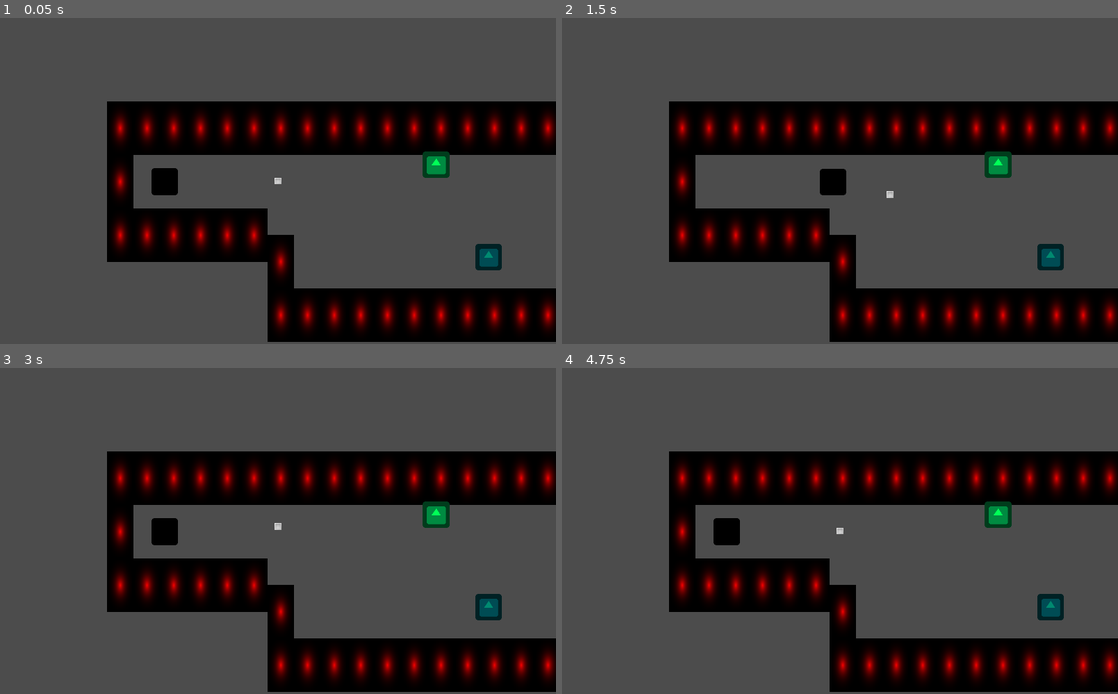
Above: before the commit, frames 1-4 (two rows, left to right).
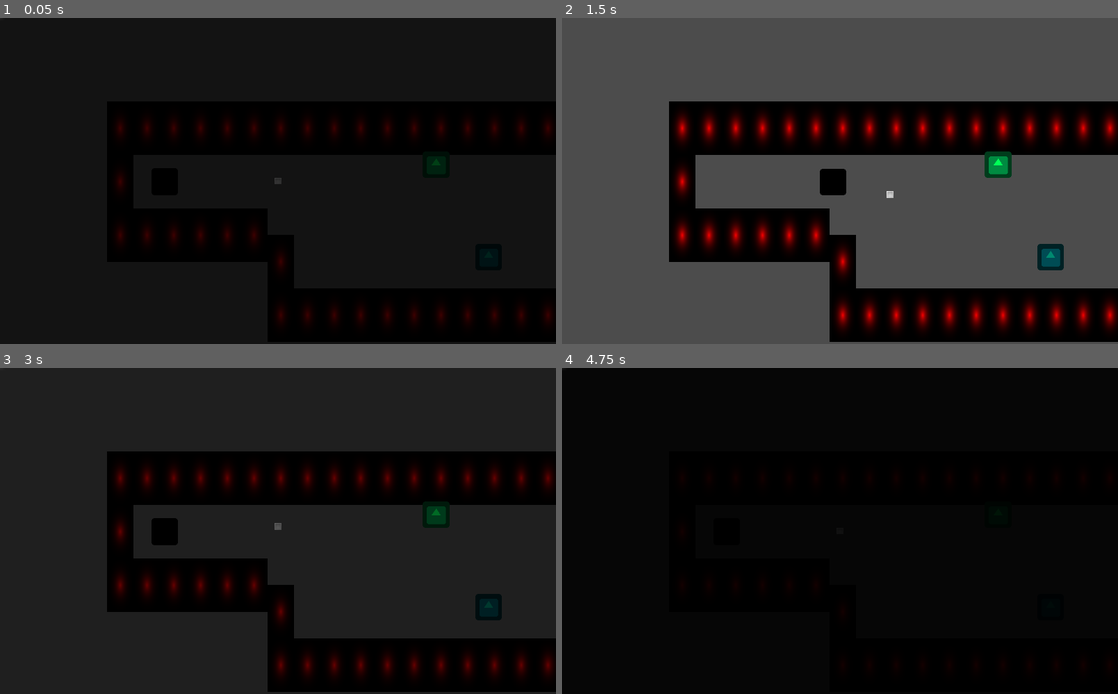
Above: after the commit, the same moments.

Repository: Screen-Punch/intd450
Game: Godot game, scene res://Levels/Level 1-10.tscn
Same seed, same stepped clock (60 frames per second), same inputs: the game is played once before the commit and once after it. This scene is started directly instead of the project's main scene. The engine's default icon, where the game draws it, is replaced by a stand-in: a white triangle on a blue panel in a dark square.
Inputs:
- Up to frame 1 (0.05 s): no input
- Up to frame 2 (1.5 s): hold Right (ui_right) 0.53-1.28 s; hold Down (ui_down) from 1.28 s (still down)
- Up to frame 3 (3 s): release Down (ui_down) at 2.03 s; hold Right (ui_right) 2.03-2.78 s; hold Up (ui_up) from 2.78 s (still down)
- Up to frame 4 (4.75 s): release Up (ui_up) at 3.53 s; hold Left (ui_left) from 3.53 s (still down)

The runs differ from the first frame. In frame 1, 78% of the frame differs, in the area x 0-100%, y 0-100%; in frame 2, nothing differs; in frame 3, 77%; in frame 4, 79%.

Commit message:
Smoothed transition from level to level

Diff:
--- a/Levels/Level 1-10.tscn
+++ b/Levels/Level 1-10.tscn
@@ -3,11 +3,12 @@
 [ext_resource path="res://Scenes/tileset1.tres" type="TileSet" id=1]
 [ext_resource path="res://Scenes/Nav2D.tscn" type="PackedScene" id=2]
 [ext_resource path="res://Scenes/Monster.tscn" type="PackedScene" id=3]
-[ext_resource path="res://Scenes/player.tscn" type="PackedScene" id=4]
+[ext_resource path="res://Scenes/Player.tscn" type="PackedScene" id=4]
 [ext_resource path="res://Scenes/next_W.tscn" type="PackedScene" id=5]
 [ext_resource path="res://Scenes/Key.tscn" type="PackedScene" id=6]
 [ext_resource path="res://Scenes/Lock.tscn" type="PackedScene" id=7]
 [ext_resource path="res://Scenes/Mirror.tscn" type="PackedScene" id=8]
+
 
 [sub_resource type="NavigationPolygon" id=1]
 
--- a/Levels/Level 1-11.tscn
+++ b/Levels/Level 1-11.tscn
@@ -3,11 +3,12 @@
 [ext_resource path="res://Scenes/tileset1.tres" type="TileSet" id=1]
 [ext_resource path="res://Scenes/Nav2D.tscn" type="PackedScene" id=2]
 [ext_resource path="res://Scenes/Monster.tscn" type="PackedScene" id=3]
-[ext_resource path="res://Scenes/player.tscn" type="PackedScene" id=4]
+[ext_resource path="res://Scenes/Player.tscn" type="PackedScene" id=4]
 [ext_resource path="res://Scenes/next_W.tscn" type="PackedScene" id=5]
 [ext_resource path="res://Scenes/Key.tscn" type="PackedScene" id=6]
 [ext_resource path="res://Scenes/Lock.tscn" type="PackedScene" id=7]
 [ext_resource path="res://Scenes/Mirror.tscn" type="PackedScene" id=8]
+
 
 [sub_resource type="NavigationPolygon" id=1]
 
--- a/Levels/Level 1-12.tscn
+++ b/Levels/Level 1-12.tscn
@@ -3,11 +3,12 @@
 [ext_resource path="res://Scenes/tileset1.tres" type="TileSet" id=1]
 [ext_resource path="res://Scenes/Nav2D.tscn" type="PackedScene" id=2]
 [ext_resource path="res://Scenes/Monster.tscn" type="PackedScene" id=3]
-[ext_resource path="res://Scenes/player.tscn" type="PackedScene" id=4]
+[ext_resource path="res://Scenes/Player.tscn" type="PackedScene" id=4]
 [ext_resource path="res://Scenes/next_W.tscn" type="PackedScene" id=5]
 [ext_resource path="res://Scenes/Key.tscn" type="PackedScene" id=6]
 [ext_resource path="res://Scenes/Lock.tscn" type="PackedScene" id=7]
 [ext_resource path="res://Scenes/Mirror.tscn" type="PackedScene" id=8]
+
 
 [sub_resource type="NavigationPolygon" id=1]
 
--- a/Levels/Level1-1.tscn
+++ b/Levels/Level1-1.tscn
@@ -1,8 +1,9 @@
 [gd_scene load_steps=4 format=2]
 
 [ext_resource path="res://Scenes/tileset1.tres" type="TileSet" id=1]
-[ext_resource path="res://Scenes/player.tscn" type="PackedScene" id=2]
+[ext_resource path="res://Scenes/Player.tscn" type="PackedScene" id=2]
 [ext_resource path="res://Scenes/next_W.tscn" type="PackedScene" id=3]
+
 
 [node name="Level1-1" type="Node2D" index="0"]
 
--- a/Levels/Level1-2.tscn
+++ b/Levels/Level1-2.tscn
@@ -1,8 +1,9 @@
 [gd_scene load_steps=4 format=2]
 
 [ext_resource path="res://Scenes/tileset1.tres" type="TileSet" id=1]
-[ext_resource path="res://Scenes/player.tscn" type="PackedScene" id=2]
+[ext_resource path="res://Scenes/Player.tscn" type="PackedScene" id=2]
 [ext_resource path="res://Scenes/next_W.tscn" type="PackedScene" id=3]
+
 
 [node name="Level1-2" type="Node2D"]
 
--- a/Levels/Level1-3.tscn
+++ b/Levels/Level1-3.tscn
@@ -1,11 +1,12 @@
 [gd_scene load_steps=8 format=2]
 
 [ext_resource path="res://Scenes/tileset1.tres" type="TileSet" id=1]
-[ext_resource path="res://Scenes/player.tscn" type="PackedScene" id=2]
+[ext_resource path="res://Scenes/Player.tscn" type="PackedScene" id=2]
 [ext_resource path="res://Scenes/next_W.tscn" type="PackedScene" id=3]
 [ext_resource path="res://Scenes/Nav2D.tscn" type="PackedScene" id=4]
 [ext_resource path="res://Scenes/Monster.tscn" type="PackedScene" id=5]
 [ext_resource path="res://Scenes/Mirror.tscn" type="PackedScene" id=6]
+
 
 [sub_resource type="NavigationPolygon" id=1]
 
--- a/Levels/Level1-4.tscn
+++ b/Levels/Level1-4.tscn
@@ -1,11 +1,12 @@
 [gd_scene load_steps=8 format=2]
 
 [ext_resource path="res://Scenes/tileset1.tres" type="TileSet" id=1]
-[ext_resource path="res://Scenes/player.tscn" type="PackedScene" id=2]
+[ext_resource path="res://Scenes/Player.tscn" type="PackedScene" id=2]
 [ext_resource path="res://Scenes/next_W.tscn" type="PackedScene" id=3]
 [ext_resource path="res://Scenes/Nav2D.tscn" type="PackedScene" id=4]
 [ext_resource path="res://Scenes/Monster.tscn" type="PackedScene" id=5]
 [ext_resource path="res://Scenes/Mirror.tscn" type="PackedScene" id=6]
+
 
 [sub_resource type="NavigationPolygon" id=1]
 
--- a/Levels/Level1-5.tscn
+++ b/Levels/Level1-5.tscn
@@ -1,11 +1,12 @@
 [gd_scene load_steps=8 format=2]
 
 [ext_resource path="res://Scenes/tileset1.tres" type="TileSet" id=1]
-[ext_resource path="res://Scenes/player.tscn" type="PackedScene" id=2]
+[ext_resource path="res://Scenes/Player.tscn" type="PackedScene" id=2]
 [ext_resource path="res://Scenes/next_W.tscn" type="PackedScene" id=3]
 [ext_resource path="res://Scenes/Nav2D.tscn" type="PackedScene" id=4]
 [ext_resource path="res://Scenes/Monster.tscn" type="PackedScene" id=5]
 [ext_resource path="res://Scenes/Mirror.tscn" type="PackedScene" id=6]
+
 
 [sub_resource type="NavigationPolygon" id=1]
 
--- a/Levels/Level1-6.tscn
+++ b/Levels/Level1-6.tscn
@@ -3,8 +3,9 @@
 [ext_resource path="res://Scripts/Level1-6.gd" type="Script" id=1]
 [ext_resource path="res://Scenes/tileset1.tres" type="TileSet" id=2]
 [ext_resource path="res://Scenes/Button.tscn" type="PackedScene" id=3]
-[ext_resource path="res://Scenes/player.tscn" type="PackedScene" id=4]
+[ext_resource path="res://Scenes/Player.tscn" type="PackedScene" id=4]
 [ext_resource path="res://Scenes/next_W.tscn" type="PackedScene" id=5]
+
 
 [node name="Level1-6" type="Node2D"]
 
--- a/Levels/Level1-6a.tscn
+++ b/Levels/Level1-6a.tscn
@@ -1,11 +1,12 @@
 [gd_scene load_steps=8 format=2]
 
 [ext_resource path="res://Scenes/tileset1.tres" type="TileSet" id=1]
-[ext_resource path="res://Scenes/player.tscn" type="PackedScene" id=2]
+[ext_resource path="res://Scenes/Player.tscn" type="PackedScene" id=2]
 [ext_resource path="res://Scenes/next_W.tscn" type="PackedScene" id=3]
 [ext_resource path="res://Scenes/Nav2D.tscn" type="PackedScene" id=4]
 [ext_resource path="res://Scenes/Monster.tscn" type="PackedScene" id=5]
 [ext_resource path="res://Scenes/Mirror.tscn" type="PackedScene" id=6]
+
 
 [sub_resource type="NavigationPolygon" id=1]
 
--- a/Levels/Level1-7a.tscn
+++ b/Levels/Level1-7a.tscn
@@ -1,11 +1,12 @@
 [gd_scene load_steps=8 format=2]
 
 [ext_resource path="res://Scenes/tileset1.tres" type="TileSet" id=1]
-[ext_resource path="res://Scenes/player.tscn" type="PackedScene" id=2]
+[ext_resource path="res://Scenes/Player.tscn" type="PackedScene" id=2]
 [ext_resource path="res://Scenes/next_W.tscn" type="PackedScene" id=3]
 [ext_resource path="res://Scenes/Nav2D.tscn" type="PackedScene" id=4]
 [ext_resource path="res://Scenes/Monster.tscn" type="PackedScene" id=5]
 [ext_resource path="res://Scenes/Mirror.tscn" type="PackedScene" id=6]
+
 
 [sub_resource type="NavigationPolygon" id=1]
 
--- a/Levels/Level1-8.tscn
+++ b/Levels/Level1-8.tscn
@@ -1,11 +1,12 @@
 [gd_scene load_steps=8 format=2]
 
 [ext_resource path="res://Scenes/tileset1.tres" type="TileSet" id=1]
-[ext_resource path="res://Scenes/player.tscn" type="PackedScene" id=2]
+[ext_resource path="res://Scenes/Player.tscn" type="PackedScene" id=2]
 [ext_resource path="res://Scenes/next_W.tscn" type="PackedScene" id=3]
 [ext_resource path="res://Scenes/Nav2D.tscn" type="PackedScene" id=4]
 [ext_resource path="res://Scenes/Monster.tscn" type="PackedScene" id=5]
 [ext_resource path="res://Scenes/Mirror.tscn" type="PackedScene" id=6]
+
 
 [sub_resource type="NavigationPolygon" id=1]
 
--- a/Levels/Level1-9.tscn
+++ b/Levels/Level1-9.tscn
@@ -1,11 +1,12 @@
 [gd_scene load_steps=8 format=2]
 
 [ext_resource path="res://Scenes/tileset1.tres" type="TileSet" id=1]
-[ext_resource path="res://Scenes/player.tscn" type="PackedScene" id=2]
+[ext_resource path="res://Scenes/Player.tscn" type="PackedScene" id=2]
 [ext_resource path="res://Scenes/next_W.tscn" type="PackedScene" id=3]
 [ext_resource path="res://Scenes/Nav2D.tscn" type="PackedScene" id=4]
 [ext_resource path="res://Scenes/Monster.tscn" type="PackedScene" id=5]
 [ext_resource path="res://Scenes/Mirror.tscn" type="PackedScene" id=6]
+
 
 [sub_resource type="NavigationPolygon" id=1]
 
--- a/Levels/level_book.tscn
+++ b/Levels/level_book.tscn
@@ -2,12 +2,13 @@
 
 [ext_resource path="res://Scripts/level_book.gd" type="Script" id=1]
 [ext_resource path="res://Scenes/tileset1.tres" type="TileSet" id=2]
-[ext_resource path="res://Scenes/player.tscn" type="PackedScene" id=3]
+[ext_resource path="res://Scenes/Player.tscn" type="PackedScene" id=3]
 [ext_resource path="res://Scripts/Book.gd" type="Script" id=4]
 [ext_resource path="res://Art/screenshotone-.jpg" type="Texture" id=5]
 [ext_resource path="res://Art/book1_521.jpg" type="Texture" id=6]
 [ext_resource path="res://Art/walltileset.png" type="Texture" id=7]
 [ext_resource path="res://Scenes/next_W.tscn" type="PackedScene" id=8]
+
 
 
 
--- a/Scenes/PlayerCanCollide.tscn
+++ b/Scenes/PlayerCanCollide.tscn
@@ -1,6 +1,7 @@
 [gd_scene load_steps=2 format=2]
 
-[ext_resource path="res://Scenes/player.tscn" type="PackedScene" id=1]
+[ext_resource path="res://Scenes/Player.tscn" type="PackedScene" id=1]
+
 
 [node name="PlayerCanCollide" type="Area2D" index="0"]
 
--- a/Scenes/colworld.tscn
+++ b/Scenes/colworld.tscn
@@ -1,13 +1,14 @@
 [gd_scene load_steps=11 format=2]
 
 [ext_resource path="res://Scenes/tileset1.tres" type="TileSet" id=1]
-[ext_resource path="res://Scenes/player.tscn" type="PackedScene" id=2]
+[ext_resource path="res://Scenes/Player.tscn" type="PackedScene" id=2]
 [ext_resource path="res://Art/screenshotone-.jpg" type="Texture" id=3]
 [ext_resource path="res://Scenes/next_W.tscn" type="PackedScene" id=4]
 [ext_resource path="res://Art/fog.png" type="Texture" id=5]
 [ext_resource path="res://Scenes/Mirror.tscn" type="PackedScene" id=6]
 [ext_resource path="res://Scenes/Nav2D.tscn" type="PackedScene" id=7]
 [ext_resource path="res://Scenes/Monster.tscn" type="PackedScene" id=8]
+
 
 [sub_resource type="RectangleShape2D" id=1]
 
--- a/Scenes/colworld2.tscn
+++ b/Scenes/colworld2.tscn
@@ -1,8 +1,9 @@
 [gd_scene load_steps=4 format=2]
 
 [ext_resource path="res://Scenes/tileset1.tres" type="TileSet" id=1]
-[ext_resource path="res://Scenes/player.tscn" type="PackedScene" id=2]
+[ext_resource path="res://Scenes/Player.tscn" type="PackedScene" id=2]
 [ext_resource path="res://Scenes/next_W.tscn" type="PackedScene" id=3]
+
 
 [node name="colworld2" type="Node"]
 
--- a/Scenes/next_W.tscn
+++ b/Scenes/next_W.tscn
@@ -1,13 +1,32 @@
-[gd_scene load_steps=4 format=2]
+[gd_scene load_steps=6 format=2]
 
 [ext_resource path="res://Scripts/NextWorld.gd" type="Script" id=1]
 [ext_resource path="res://icon.png" type="Texture" id=2]
-
+[ext_resource path="res://godotIcon.png" type="Texture" id=3]
 
 [sub_resource type="RectangleShape2D" id=1]
 
 custom_solver_bias = 0.0
 extents = Vector2( 16.2355, 16.2734 )
+
+[sub_resource type="Animation" id=2]
+
+resource_name = "SceneTransition"
+length = 0.2
+loop = false
+step = 0.02
+tracks/0/type = "value"
+tracks/0/path = NodePath("ScreenBlocker:modulate")
+tracks/0/interp = 1
+tracks/0/loop_wrap = true
+tracks/0/imported = false
+tracks/0/enabled = true
+tracks/0/keys = {
+"times": PoolRealArray( 0, 0.2 ),
+"transitions": PoolRealArray( 1, 1 ),
+"update": 0,
+"values": [ Color( 0, 0, 0, 0 ), Color( 0, 0, 0, 1 ) ]
+}
 
 [node name="next_W" type="Area2D"]
 
@@ -34,3 +53,33 @@
 [node name="Sprite" type="Sprite" parent="." index="1"]
 
 texture = ExtResource( 2 )
+
+[node name="CanvasLayer" type="CanvasLayer" parent="." index="2"]
+
+layer = 1
+offset = Vector2( 0, 0 )
+rotation = 0.0
+scale = Vector2( 1, 1 )
+transform = Transform2D( 1, 0, 0, 1, 0, 0 )
+
+[node name="ScreenBlocker" type="Sprite" parent="CanvasLayer" index="0"]
+
+modulate = Color( 0, 0, 0, 0 )
+position = Vector2( 532.765, 310.185 )
+scale = Vector2( 17.6489, 10.6933 )
+texture = ExtResource( 3 )
+_sections_unfolded = [ "Transform", "Visibility" ]
+
+[node name="AnimationPlayer" type="AnimationPlayer" parent="CanvasLayer" index="1"]
+
+root_node = NodePath("..")
+autoplay = ""
+playback_process_mode = 1
+playback_default_blend_time = 0.0
+playback_speed = 1.0
+anims/SceneTransition = SubResource( 2 )
+blend_times = [  ]
+
+[connection signal="body_entered" from="." to="." method="_on_next_W_body_entered"]
+
+[connection signal="animation_finished" from="CanvasLayer/AnimationPlayer" to="." method="_on_AnimationPlayer_animation_finished"]
--- a/Scenes/player.tscn
+++ b/Scenes/player.tscn
@@ -1,16 +1,36 @@
-[gd_scene load_steps=6 format=2]
+[gd_scene load_steps=8 format=2]
 
 [ext_resource path="res://Scripts/player.gd" type="Script" id=1]
 [ext_resource path="res://Art/player.png" type="Texture" id=2]
 [ext_resource path="res://Scripts/Shaker.gd" type="Script" id=3]
 [ext_resource path="res://Scripts/PauseMenu.gd" type="Script" id=4]
+[ext_resource path="res://godotIcon.png" type="Texture" id=5]
 
 [sub_resource type="RectangleShape2D" id=1]
 
 custom_solver_bias = 0.0
 extents = Vector2( 8, 8 )
 
-[node name="player" type="KinematicBody2D" index="0" groups=[
+[sub_resource type="Animation" id=2]
+
+resource_name = "SceneTransition"
+length = 0.2
+loop = false
+step = 0.02
+tracks/0/type = "value"
+tracks/0/path = NodePath("CanvasLayer/LoadScreen:modulate")
+tracks/0/interp = 1
+tracks/0/loop_wrap = true
+tracks/0/imported = false
+tracks/0/enabled = true
+tracks/0/keys = {
+"times": PoolRealArray( 0, 0.2 ),
+"transitions": PoolRealArray( 1, 1 ),
+"update": 0,
+"values": [ Color( 0, 0, 0, 1 ), Color( 0, 0, 0, 0 ) ]
+}
+
+[node name="Player" type="KinematicBody2D" index="0" groups=[
 "Player",
 ]]
 
@@ -70,6 +90,7 @@
 
 [node name="PauseMenu" type="Panel" parent="CanvasLayer" index="0"]
 
+editor/display_folded = true
 visible = false
 anchor_left = 0.0
 anchor_top = 0.0
@@ -254,6 +275,24 @@
 flat = false
 align = 1
 
+[node name="LoadScreen" type="Sprite" parent="CanvasLayer" index="1"]
+
+modulate = Color( 0, 0, 0, 1 )
+position = Vector2( 515.361, 312.64 )
+scale = Vector2( 17.105, 10.77 )
+texture = ExtResource( 5 )
+_sections_unfolded = [ "Visibility" ]
+
+[node name="SceneTransition" type="AnimationPlayer" parent="." index="4"]
+
+root_node = NodePath("..")
+autoplay = ""
+playback_process_mode = 1
+playback_default_blend_time = 0.0
+playback_speed = 1.0
+anims/SceneTransition = SubResource( 2 )
+blend_times = [  ]
+
 [connection signal="pressed" from="CanvasLayer/PauseMenu/ResumeButton" to="CanvasLayer/PauseMenu" method="_on_ResumeButton_pressed"]
 
 [connection signal="pressed" from="CanvasLayer/PauseMenu/ExitButton" to="CanvasLayer/PauseMenu" method="_on_ExitButton_pressed"]
--- a/Scripts/NextWorld.gd
+++ b/Scripts/NextWorld.gd
@@ -14,8 +14,15 @@
 func _process(delta):
 	# Called every frame. Delta is time since last frame.
 	# Update game logic here.
-	var coli_list = get_overlapping_bodies()
-	for coli in coli_list:
-		if coli.name == "player":
-			get_tree().change_scene(next_world)
 	pass
+
+
+func _on_next_W_body_entered(body):
+	if body.is_in_group("Player"):
+		body.vulnerable = false
+		$CanvasLayer/AnimationPlayer.play("SceneTransition")
+
+
+func _on_AnimationPlayer_animation_finished(anim_name):
+	if anim_name == "SceneTransition":
+		get_tree().change_scene(next_world)
--- a/Scripts/player.gd
+++ b/Scripts/player.gd
@@ -8,6 +8,7 @@
 var distance = 500
 
 var target
+var vulnerable
 
 var timer = 0
 var magnitude = 10
@@ -17,6 +18,8 @@
 	var monsters  = get_tree().get_nodes_in_group("Monster")
 	for t in monsters:
 		target = t
+	$SceneTransition.play("SceneTransition")
+	vulnerable = true
 
 func _physics_process(delta):
 	var motion = Vector2()
@@ -50,5 +53,6 @@
 	magnitude = pow(2,-distance/50) * 25
 
 func takeDamage():
-	var sceneName = get_tree().get_current_scene().get_name()
-	get_tree().change_scene("res://Levels/" + sceneName + ".tscn")
+	if vulnerable:
+		var sceneName = get_tree().get_current_scene().get_name()
+		get_tree().change_scene("res://Levels/" + sceneName + ".tscn")
